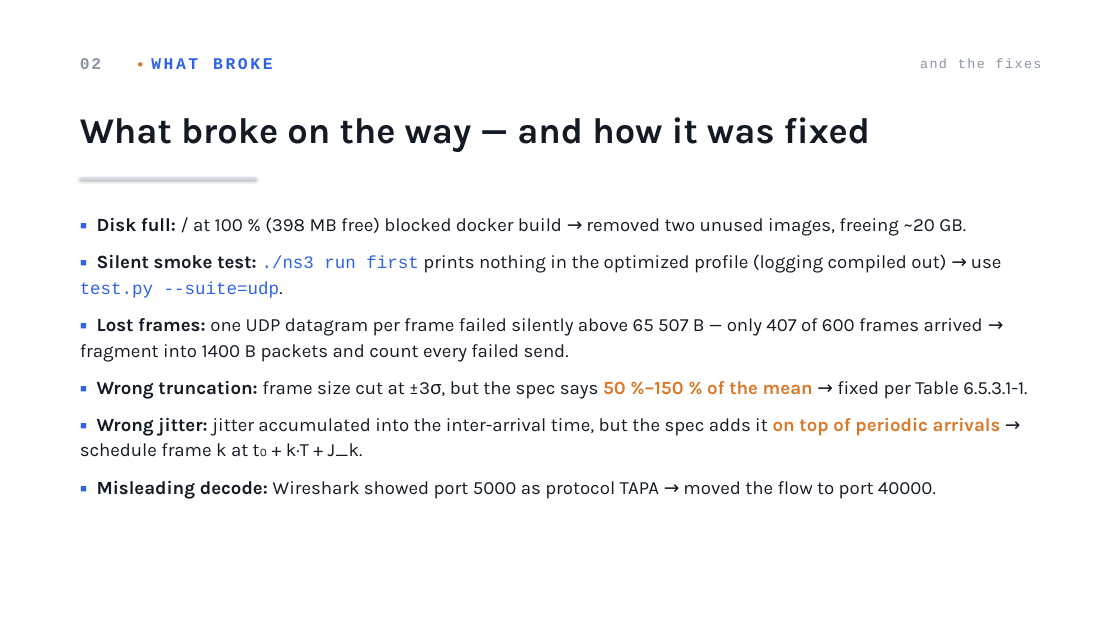
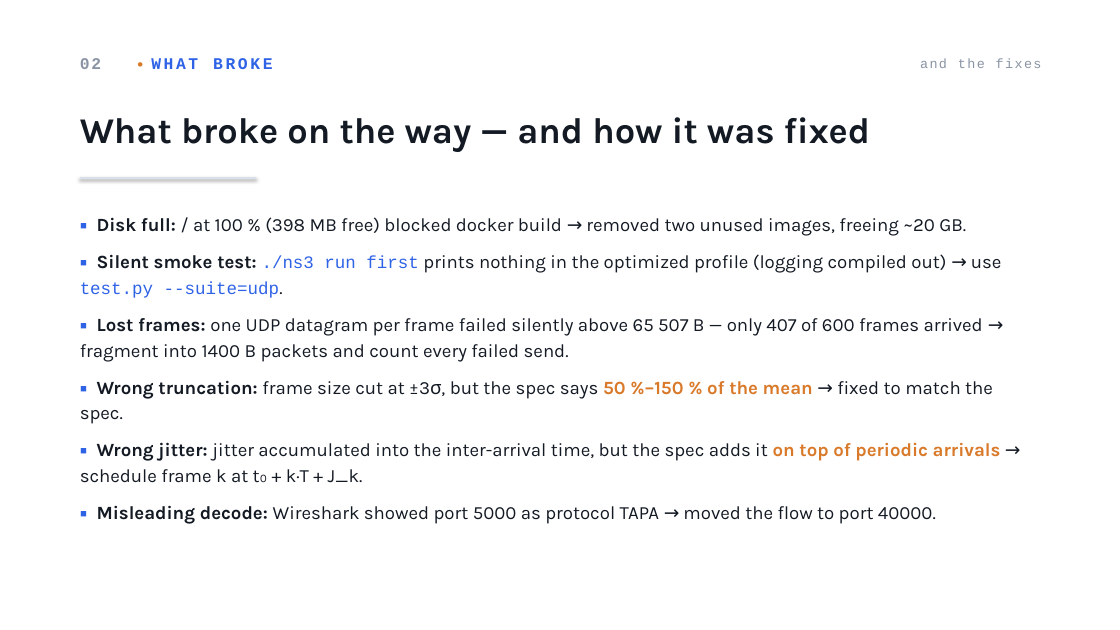
Before and after one commit to AhmadRifqi86/MWN-2026-M11402804-Rifqi, a slide deck: slide 3 of assets/ppt/a2-M11402804-AhmadRifqi.pptx. Drawn at 1120x630 pixels with LibreOffice and Linux fonts; fonts in the diff are those of the drawing. Boxes give left, top, right and bottom in pixels: in the first picture for what was removed or moved away, otherwise in the second. Text is boxed around its words. In the diff, an @@ line names an element or a change of style, - is before the commit and + after.

```diff
--- a/assets/ppt/a2-M11402804-AhmadRifqi.pptx
+++ b/assets/ppt/a2-M11402804-AhmadRifqi.pptx
@@ text at <box>80,380,993,424</box>: text changed @@
-▪ Wrong truncation: frame size cut at ±3σ, but the spec says 50 %–150 % of the mean → fixed per Table 6.5.3.1-1.
+▪ Wrong truncation: frame size cut at ±3σ, but the spec says 50 %–150 % of the mean → fixed to match the spec.
```
Also in this commit, not shown: 1 slide added, 1 slide removed.
